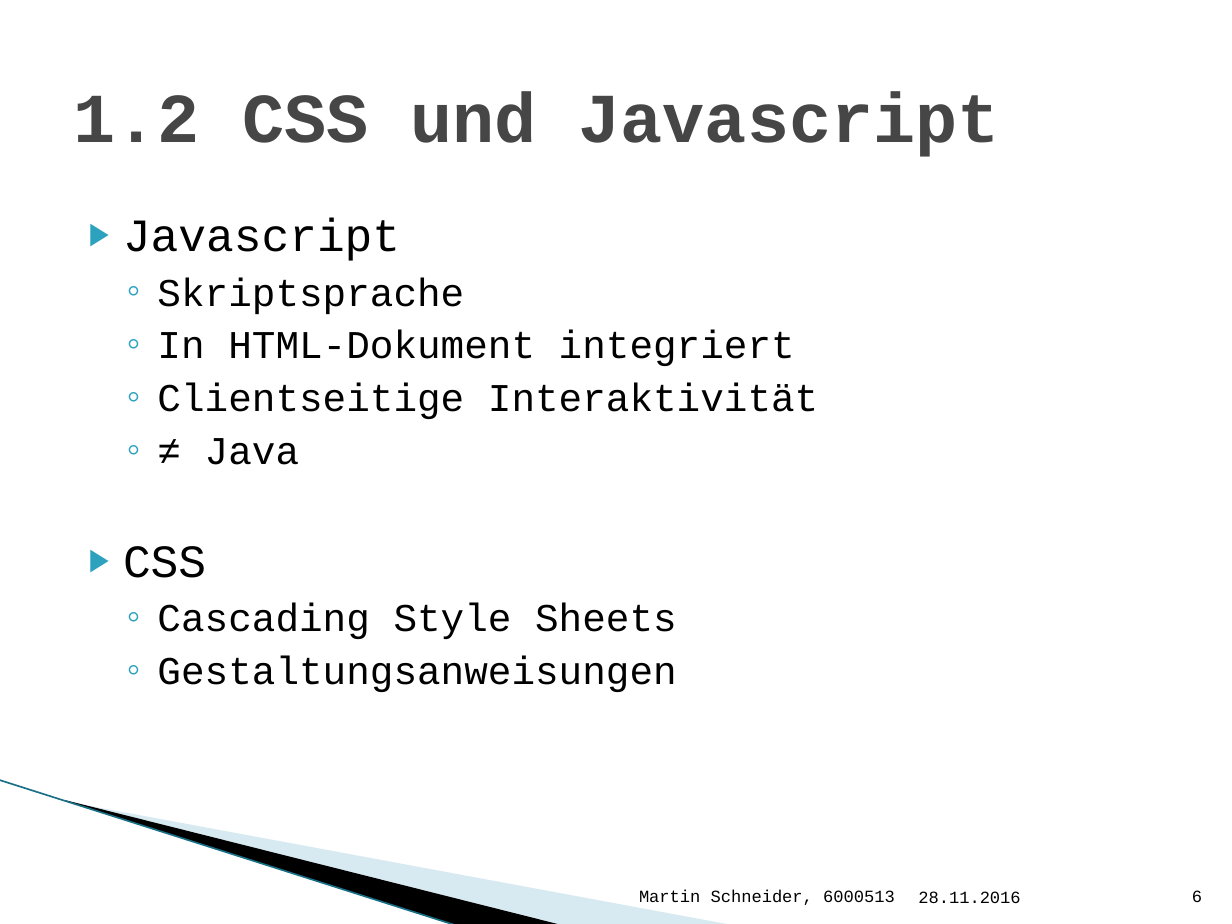
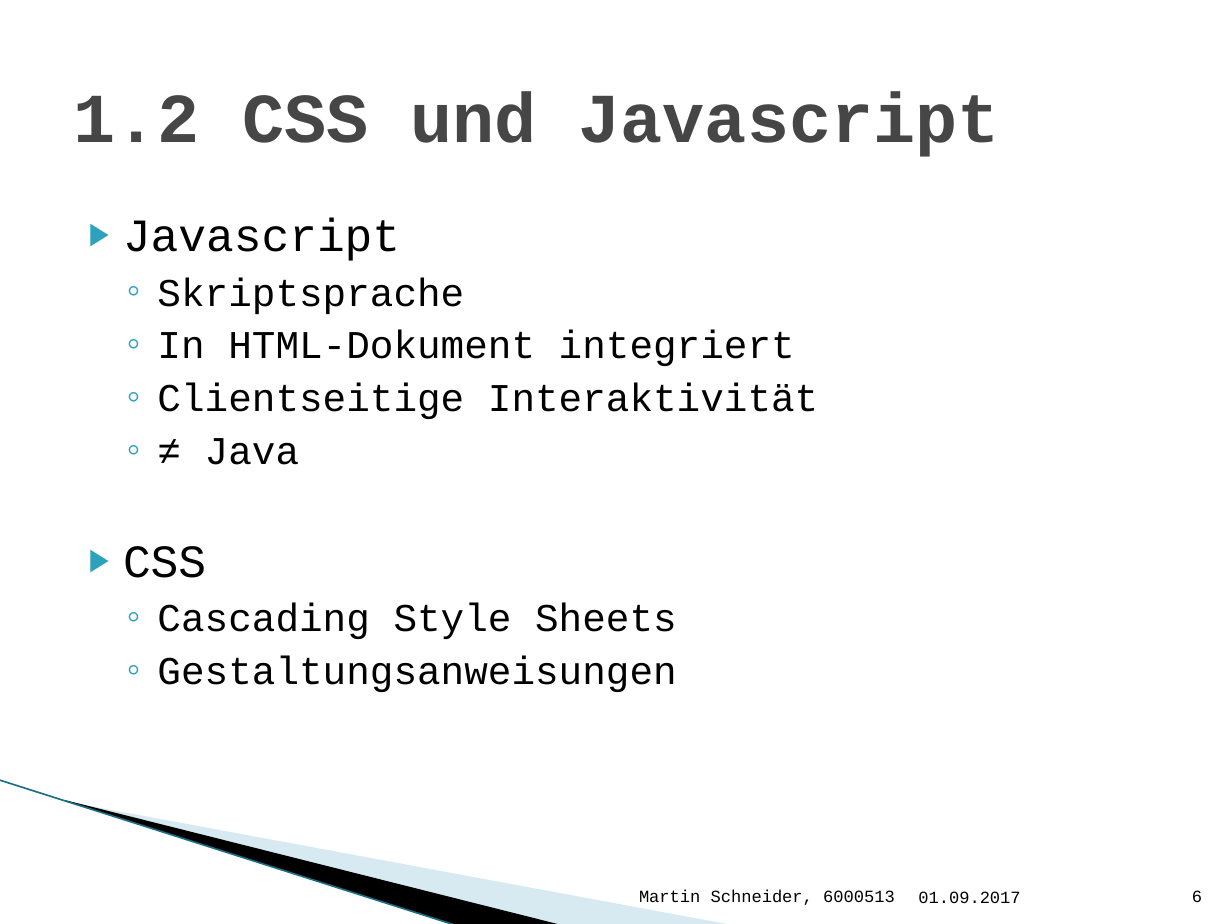
Before and after one commit to Bondzio/Stuff, a slide deck: slide 6 of Bachelor/Präsentation Bachelor.pptx. Drawn at 1232x924 pixels with LibreOffice and Linux fonts; fonts in the diff are those of the drawing; background and template pictures are left out. Boxes give left, top, right and bottom in pixels: in the first picture for what was removed or moved away, otherwise in the second. Text is boxed around its words. In the diff, an @@ line names an element or a change of style, - is before the commit and + after.

```diff
--- a/Bachelor/Präsentation Bachelor.pptx
+++ b/Bachelor/Präsentation Bachelor.pptx
@@ text at box(918, 891, 1020, 903): text changed @@
-28.11.2016
+01.09.2017
```
Also in this commit, not shown: 10 other slides changed, 2 other files.
